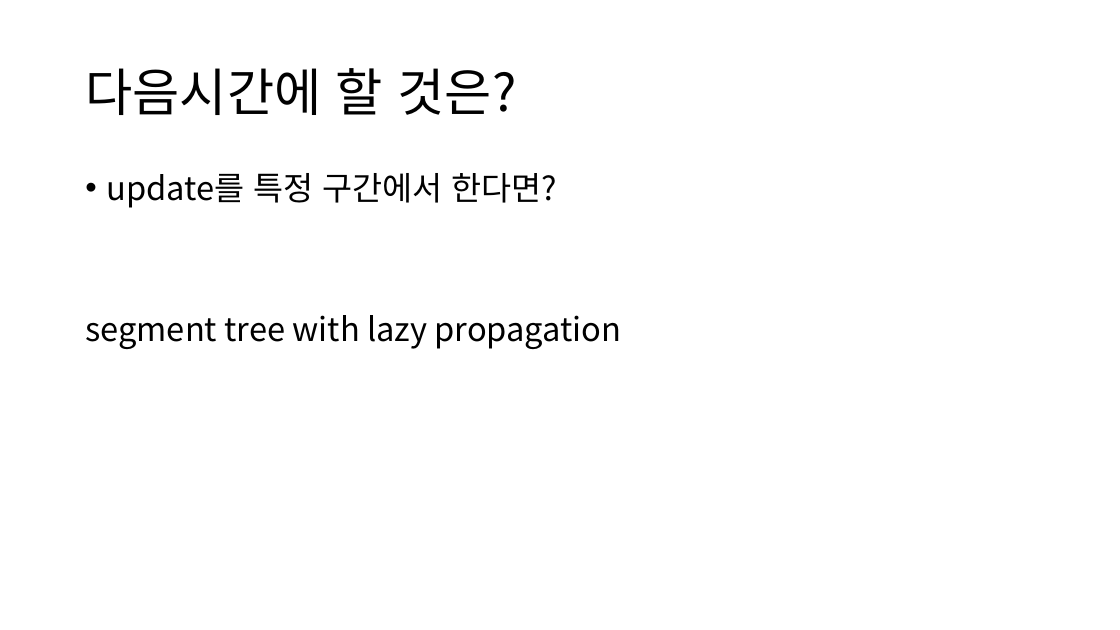
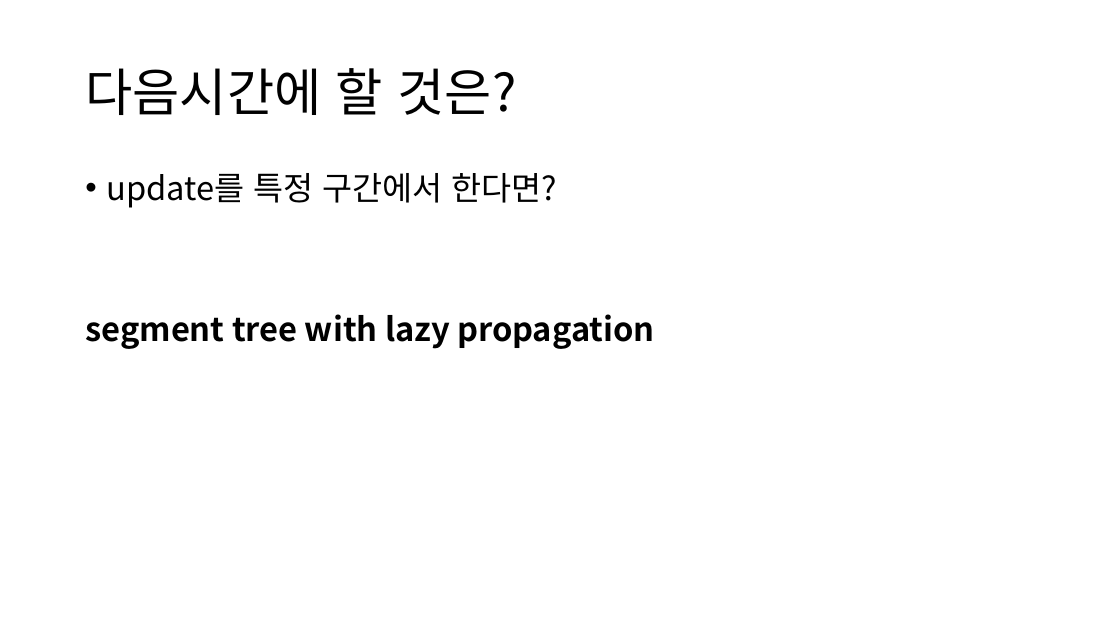
Before and after one commit to ALGOSOPT/algosopt, a slide deck: slide 29 of Chapter24/Segment Tree.pptx (slide 28 before the commit). Drawn at 1120x630 pixels with LibreOffice and Linux fonts; fonts in the diff are those of the drawing. Boxes give left, top, right and bottom in pixels: in the first picture for what was removed or moved away, otherwise in the second. Text is boxed around its words. In the diff, an @@ line names an element or a change of style, - is before the commit and + after.

```diff
--- a/Chapter24/Segment Tree.pptx
+++ b/Chapter24/Segment Tree.pptx
@@ text at <box>85,314,655,349</box>: bold on in "segment tree with lazy propagation" @@
```
Also in this commit, not shown: 1 slide added, 2 other files.
